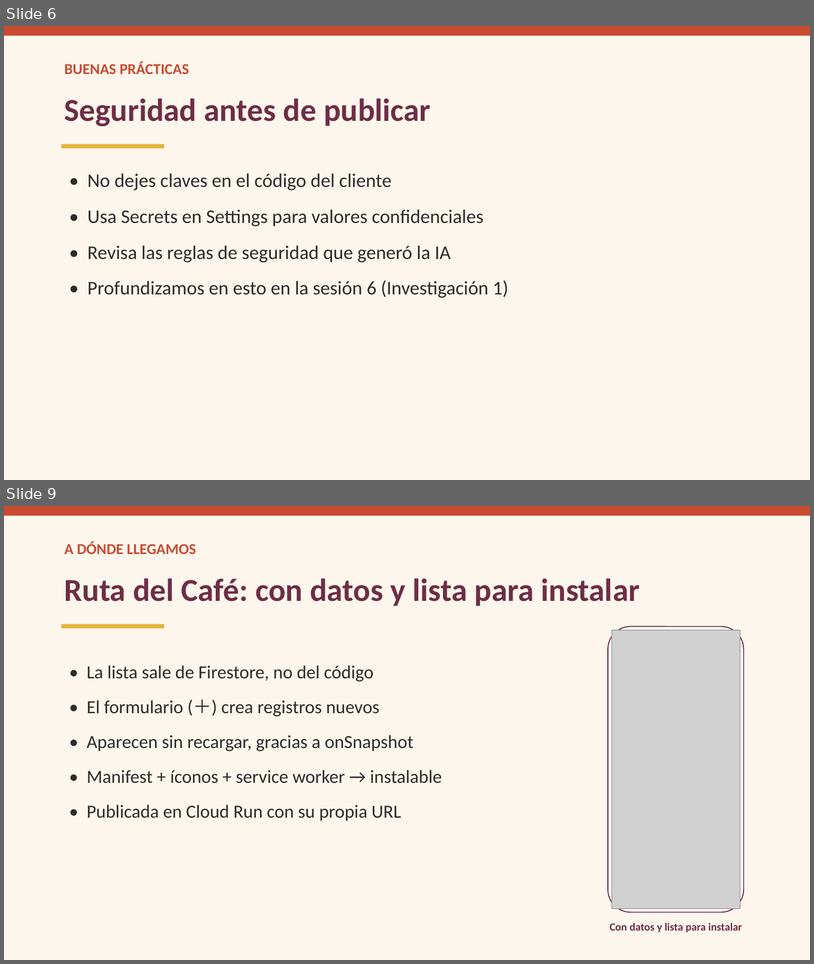
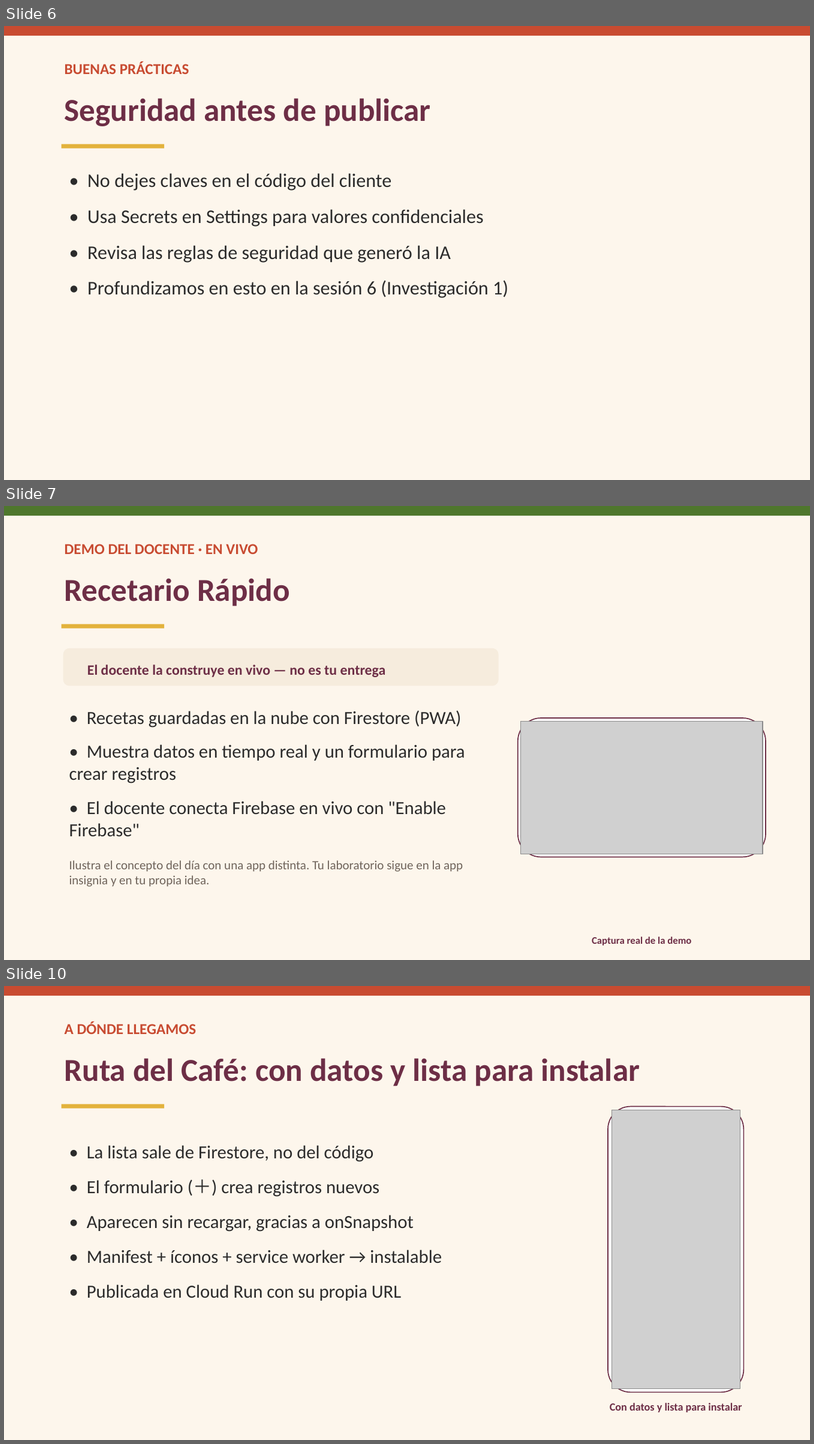
Before and after one commit to ykro/proyectos3-facom-public, a slide deck: slides/sesion-03.pptx. Shown one above the other, each under a label of ours: slides 6 and 9 before the commit, slides 6, 7 and 10 after it; the slides between them are not shown. The pictures are 814x964 and 814x1444 pixels, drawn with LibreOffice and Linux fonts; fonts in the diff are those of the drawing; grey boxes stand for pictures. Boxes give left, top, right and bottom in pixels: in the first picture for what was removed or moved away, otherwise in the second. Text is boxed around its words. In the diff, an @@ line names an element or a change of style, - is before the commit and + after.

Commit message:
3ª iteración: apps reales capturadas, flujo AI Studio en guías, demos en slides, docs y fixes
- 8 apps construidas en AI Studio y capturadas (2 insignia + 6 demos); capturas de
  flujo (Build, Enable Firebase, emulador) en guias-estudiante/img/ e insertadas en guías;
  placeholders de teléfono Android eliminados; PDFs regenerados con imágenes.
- Slides: slide 'Demo del docente' por sesión + GitHub, glosario GenAI, cómo genera la IA,
  estructura de archivos/personalización manual; contraste MUTED a AA.
- Guías: GitHub/glosario/overview, personalización manual, bitácora de prompts, plantillas.
- Prompts de las 6 demos (prompts-demos-docente.md).
- Nuevos docs: especificacion-asignaciones, material-de-apoyo-links, clase-01-guion-video, plantillas.
- Evaluación: sin defensa; Proyectos=30 sin split por proyecto; quizzes barajados; rúbrica Tareas/Labs.
- Sin 'Plan B' en ningún archivo; terminología unificada a 'Demo del docente'; badges corregidos.

```diff
--- a/slides/sesion-03.pptx
+++ b/slides/sesion-03.pptx
@@ slide 7 added at [4,506,810,960], background #FDF6EC @@
@@ rectangle added at [4,506,810,516], fill #4F772D @@
@@ text added at [65,544,258,554], 18 pt, text #C84B31, bold @@
+DEMO DEL DOCENTE · EN VIVO
@@ text added at [65,578,290,606], 38 pt, text #6D2E46, bold @@
+Recetario Rápido
@@ rectangle added at [62,624,164,628], fill #E3B23C @@
@@ rounded rectangle added at [63,648,499,685], fill #F6ECDD @@
@@ text added at [87,664,386,677], 17 pt, text #6D2E46, bold @@
+El docente la construye en vivo — no es tu entrega
@@ text added at [69,710,465,837], 22 pt, text #2B2B2B @@
+• Recetas guardadas en la nube con Firestore (PWA)
+• Muestra datos en tiempo real y un formulario para crear registros
+• El docente conecta Firebase en vivo con "Enable Firebase"
@@ rounded rectangle added at [518,718,766,857], fill #FFFFFF, outline #6D2E46 1.2 pt @@
@@ picture added at [521,721,763,854] @@
@@ text added at [69,860,463,886], 15 pt, text #6F645B @@
+Ilustra el concepto del día con una app distinta. Tu laboratorio sigue en la app insignia y en tu propia idea.
@@ text added at [592,936,692,945], 12 pt, text #6D2E46, bold @@
+Captura real de la demo
@@ what was slide 9 is now slide 10 @@
```
Also in this commit, not shown: 3 slides changed, 1 other slide added, 59 other files.
